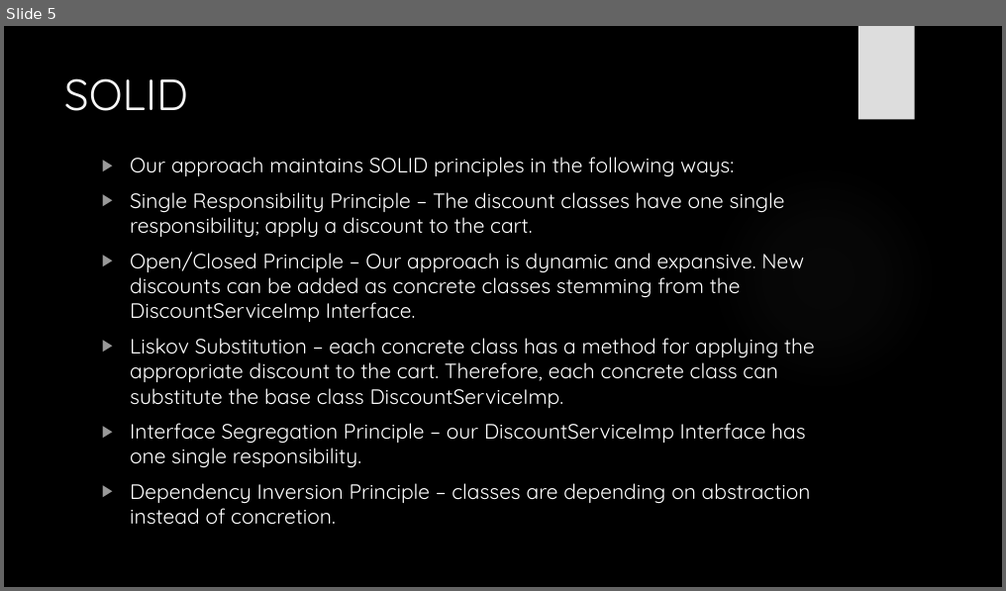
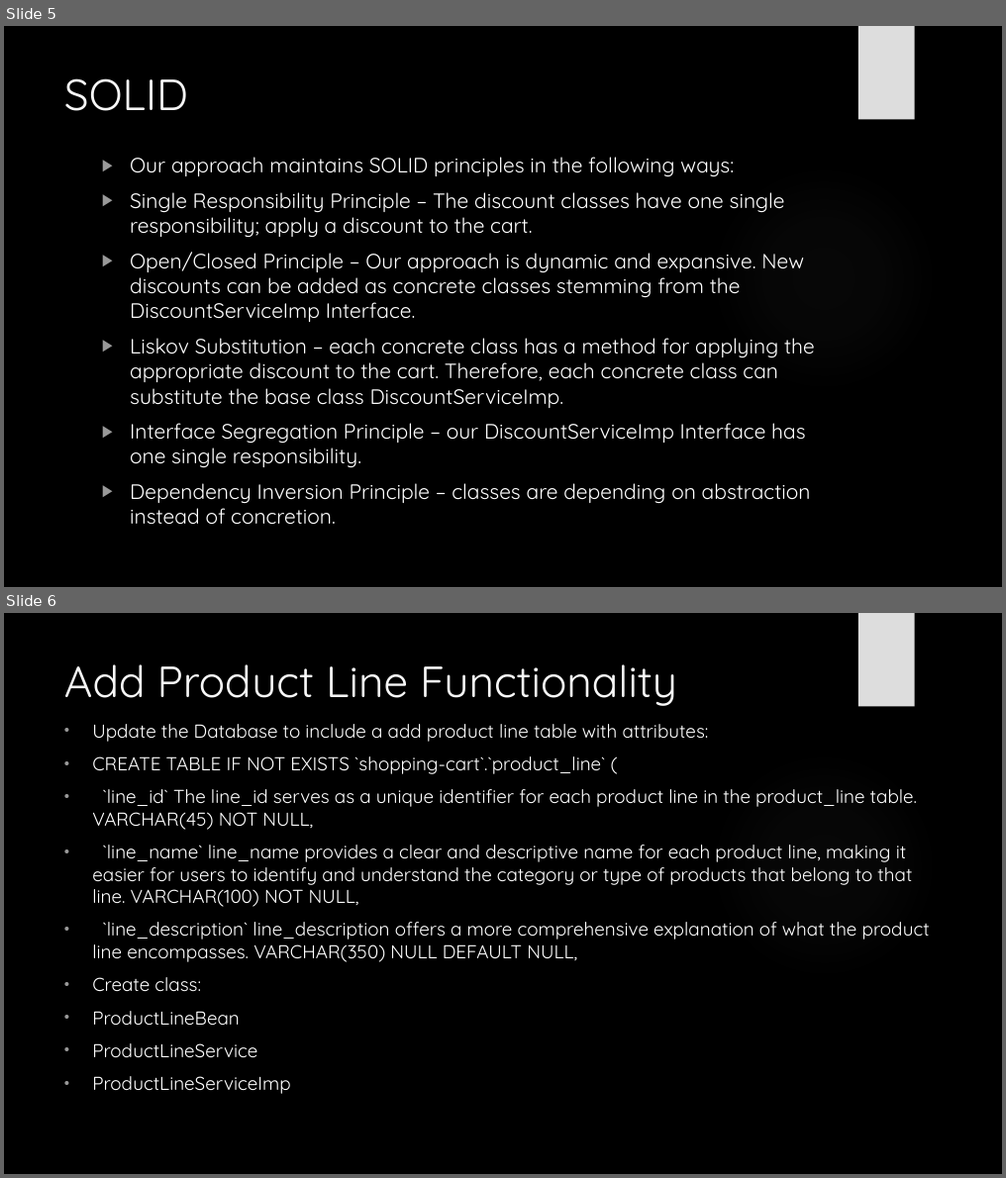
Before and after one commit to chrisramirez738/CSCI4320, a slide deck: SWEPresentation.pptx. Shown one above the other, each under a label of ours: slide 5 before the commit, slides 5 and 6 after it. The pictures are 1006x591 and 1006x1178 pixels, drawn with LibreOffice and Linux fonts; fonts in the diff are those of the drawing; background and template pictures are left out. Boxes give left, top, right and bottom in pixels: in the first picture for what was removed or moved away, otherwise in the second. Text is boxed around its words. In the diff, an @@ line names an element or a change of style, - is before the commit and + after.

```diff
--- a/SWEPresentation.pptx
+++ b/SWEPresentation.pptx
@@ slide 6 added at (x1=4, y1=613, x2=1002, y2=1174), background picture (left out); not listed: 2 template elements that a slide beside it also shows @@
@@ title added at (x1=64, y1=664, x2=677, y2=706), 42 pt, text #F8F8F8 @@
+Add Product Line Functionality
@@ text added at (x1=92, y1=724, x2=930, y2=1094), 18 pt, text #FFFFFF @@
+• Update the Database to include a add product line table with attributes:
+• CREATE TABLE IF NOT EXISTS `shopping-cart`.`product_line` (
+• `line_id` The line_id serves as a unique identifier for each product line in the product_line table. VARCHAR(45) NOT NULL,
+• `line_name` line_name provides a clear and descriptive name for each product line, making it easier for users to identify and understand the category or type of products that belong to that line. VARCHAR(100) NOT NULL,
+• `line_description` line_description offers a more comprehensive explanation of what the product line encompasses. VARCHAR(350) NULL DEFAULT NULL,
+• Create class:
+• ProductLineBean
+• ProductLineService
+• ProductLineServiceImp
```
Also in this commit, not shown: 3 other slides added.
